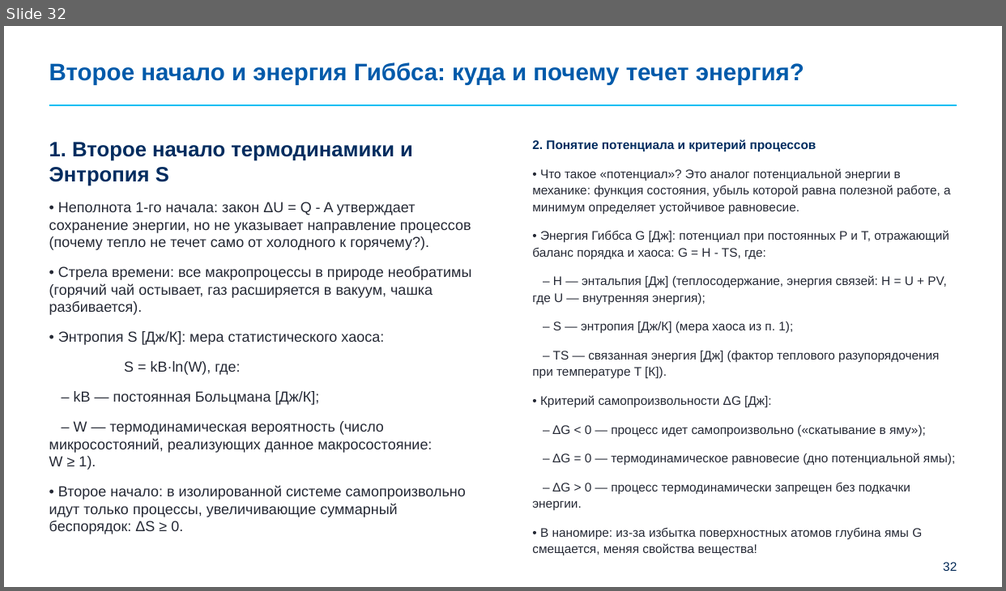
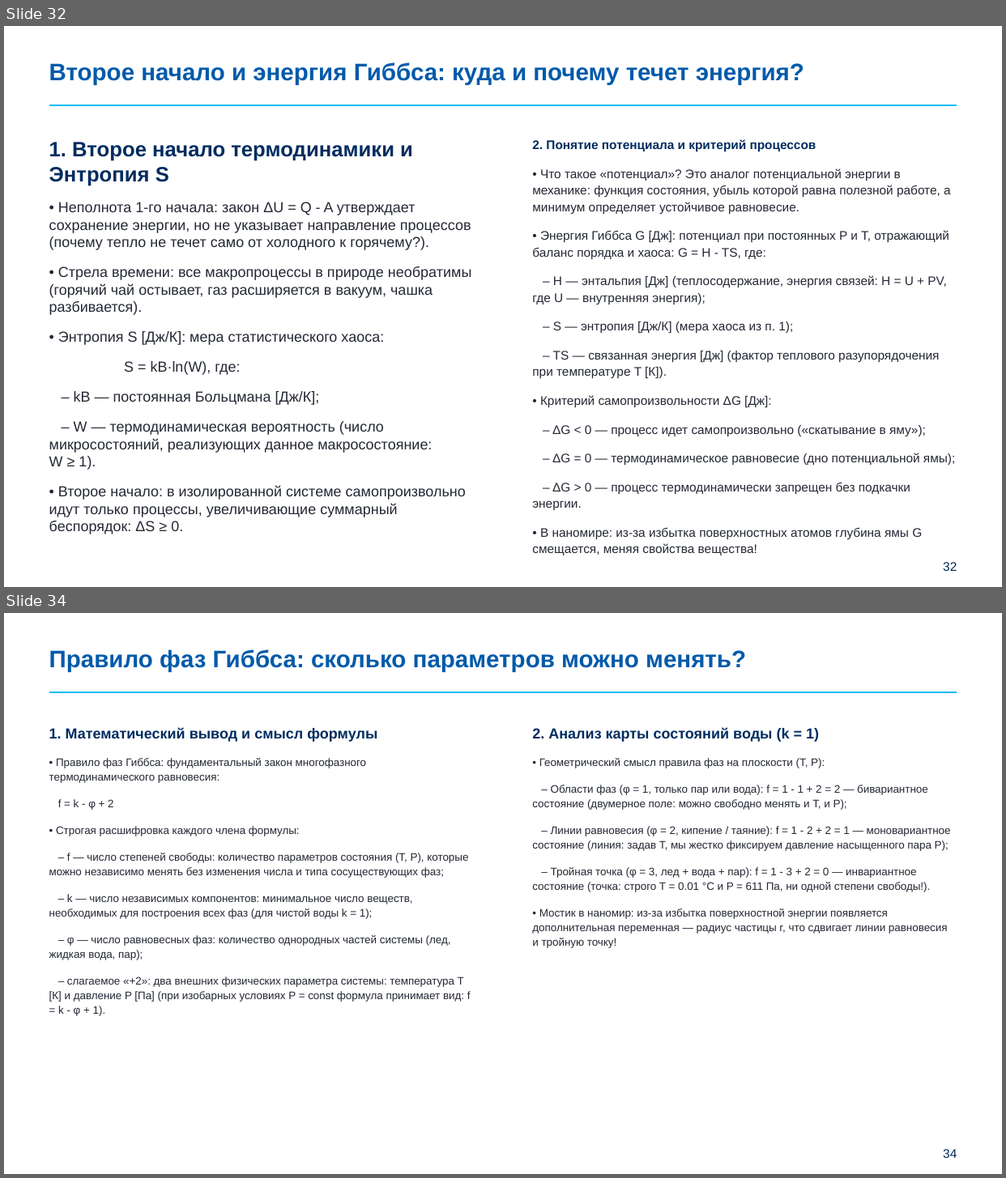
Before and after one commit to brattri3/nanophysics-course, a slide deck: course_materials/semester_4/lectures/lecture_02_thermodynamics_master_layouts.pptx. Shown one above the other, each under a label of ours: slide 32 before the commit, slides 32 and 34 after it; the slides between them are not shown. The pictures are 1006x591 and 1006x1178 pixels, drawn with LibreOffice and Linux fonts; fonts in the diff are those of the drawing; background and template pictures are left out. Boxes give left, top, right and bottom in pixels: in the first picture for what was removed or moved away, otherwise in the second. Text is boxed around its words. In the diff, an @@ line names an element or a change of style, - is before the commit and + after.

Commit message:
Add slide 34: Gibbs phase rule f = k - phi + 2 and water P-T map analysis

```diff
--- a/course_materials/semester_4/lectures/lecture_02_thermodynamics_master_layouts.pptx
+++ b/course_materials/semester_4/lectures/lecture_02_thermodynamics_master_layouts.pptx
@@ slide 34 added at bbox=[4, 613, 1002, 1174], background #FFFFFF; not listed: 2 template elements that a slide beside it also shows @@
@@ title added at bbox=[49, 649, 746, 672], 23 pt, text #005AAA, bold @@
+Правило фаз Гиббса: сколько параметров можно менять?
@@ text added at bbox=[49, 727, 471, 1016], 10.5 pt, text #242834 @@
+1. Математический вывод и смысл формулы
+• Правило фаз Гиббса: фундаментальный закон многофазного термодинамического равновесия:
+f = k - φ + 2
+• Строгая расшифровка каждого члена формулы:
+– f — число степеней свободы: количество параметров состояния (T, P), которые можно независимо менять без изменения числа и типа сосуществующих фаз;
+– k — число независимых компонентов: минимальное число веществ, необходимых для построения всех фаз (для чистой воды k = 1);
+– φ — число равновесных фаз: количество однородных частей системы (лед, жидкая вода, пар);
+– слагаемое «+2»: два внешних физических параметра системы: температура T [К] и давление P [Па] (при изобарных условиях P = const формула принимает вид: f = k - φ + 1).
@@ text added at bbox=[532, 727, 951, 948], 10.5 pt, text #242834 @@
+2. Анализ карты состояний воды (k = 1)
+• Геометрический смысл правила фаз на плоскости (T, P):
+– Области фаз (φ = 1, только пар или вода): f = 1 - 1 + 2 = 2 — бивариантное состояние (двумерное поле: можно свободно менять и T, и P);
+– Линии равновесия (φ = 2, кипение / таяние): f = 1 - 2 + 2 = 1 — моновариантное состояние (линия: задав T, мы жестко фиксируем давление насыщенного пара P);
+– Тройная точка (φ = 3, лед + вода + пар): f = 1 - 3 + 2 = 0 — инвариантное состояние (точка: строго T = 0.01 °C и P = 611 Па, ни одной степени свободы!).
+• Мостик в наномир: из-за избытка поверхностной энергии появляется дополнительная переменная — радиус частицы r, что сдвигает линии равновесия и тройную точку!
```
Also in this commit, not shown: 1 slide changed, 1 other file.
